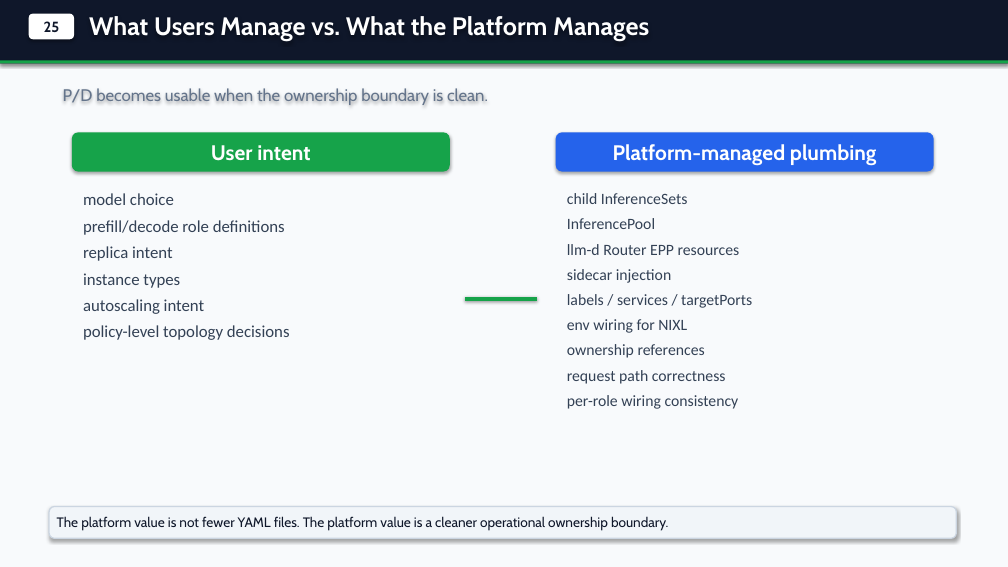
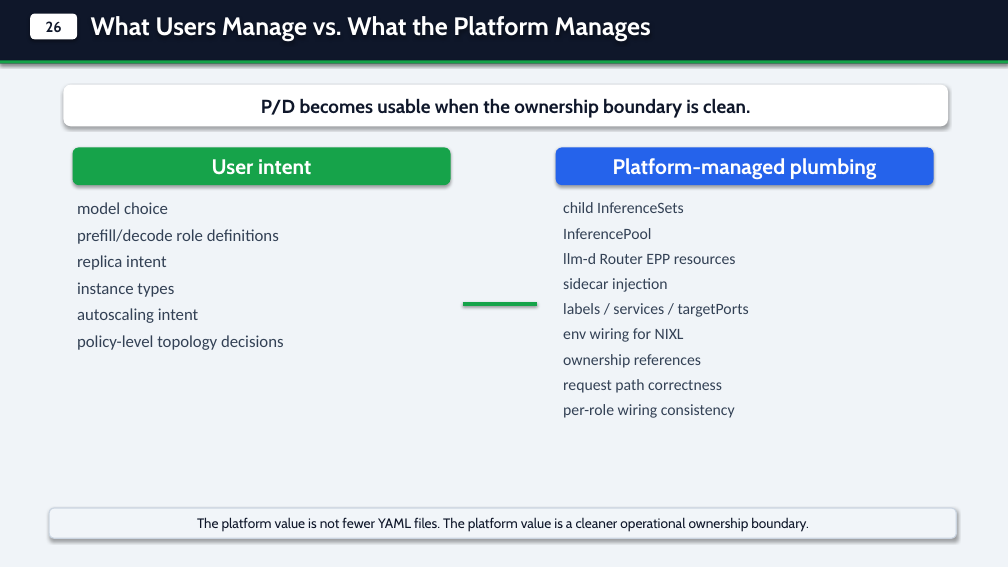
Before and after one commit to andyzhangx/demo, a slide deck: slide 10 of llm/kaito-llm-d-pd-slides.pptx (slide 9 before the commit). Drawn at 1008x567 pixels with LibreOffice and Linux fonts; fonts in the diff are those of the drawing. Boxes give left, top, right and bottom in pixels: in the first picture for what was removed or moved away, otherwise in the second. Text is boxed around its words. In the diff, an @@ line names an element or a change of style, - is before the commit and + after.

Commit message:
docs: align kaito llm-d pd deck with kubecon style

```diff
--- a/llm/kaito-llm-d-pd-slides.pptx
+++ b/llm/kaito-llm-d-pd-slides.pptx
@@ background #F8FAFC to #F0F4F8 @@
@@ text in rounded rectangle at (x1=46, y1=21, x2=62, y2=32): text changed @@
-25
+26
@@ rounded rectangle "P/D becomes usable when the ..." resized from (x1=63, y1=88, x2=488, y2=105) to (x1=64, y1=85, x2=948, y2=126) @@
@@ rounded rectangle "P/D becomes usable when the ..." at (x1=64, y1=85, x2=948, y2=126): size 16 to 18 pt, text colour #64748B to #0F172A, bold on; alignment left to centre; fill none to #FFFFFF; shadow on @@
@@ rounded rectangle "User intent" moved from (x1=72, y1=132, x2=450, y2=172) to (x1=73, y1=147, x2=451, y2=185) @@
@@ rounded rectangle "Platform-managed plumbing" moved from (x1=556, y1=132, x2=934, y2=172) to (x1=556, y1=147, x2=934, y2=185) @@
@@ text "model choice" moved from (x1=83, y1=193, x2=290, y2=340) to (x1=77, y1=202, x2=284, y2=350) @@
@@ text "child InferenceSets" moved from (x1=567, y1=193, x2=752, y2=409) to (x1=563, y1=202, x2=749, y2=418) @@
@@ line moved from (465, 299) - (537, 299) to (463, 304) - (537, 304) @@
@@ rounded rectangle "The platform value is not ..." at (x1=49, y1=508, x2=957, y2=538): alignment left to centre; outline #CBD5E1 1.2 pt to #CBD5E1 1.1 pt @@
```
Also in this commit, not shown: 9 other slides changed, 1 slide added, 1 other file.
